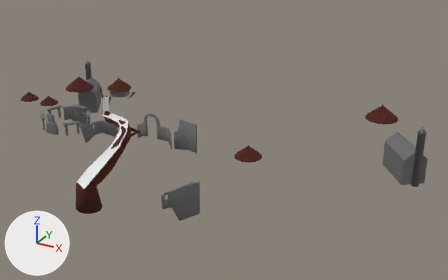
Renders of the glTF model assets/models/cycle_1.glb from each side of a commit.
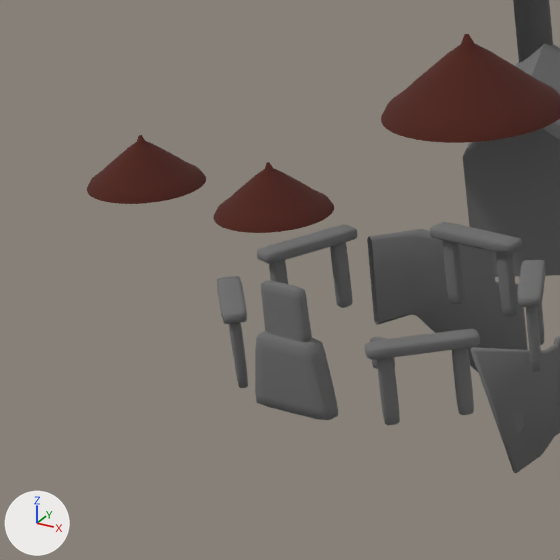
Each version is shown whole from a 50 mm lens placed at (163.9, -191.6, 106.9), pointed at (42.0, 30.1, -4.0), then close up on the part from 2% to 21% of the width and 25% to 56% of the height. Every picture has the same lights, and +X, +Y and +Z are marked at lower left. Where no turn or scale is listed for an object, it has been applied to the vertices. Vertices at the same position are counted once.

Script lines for the objects in view, before the commit:
```python
me_cube_004_col_001 = bpy.data.meshes.new('Cube.004_col.001')
me_cube_004_col_001.from_pydata(...)  # 55 vertices, 101 faces; spans x 0.59..5.71, y -6.48..2.9, z -12.89..0.89
me_cube_004_col_001.materials.append(mat_stone)  # dark grey #6d6d6d
me_cylinder_004 = bpy.data.meshes.new('Cylinder.004')
me_cylinder_004.from_pydata(...)  # 576 vertices, 1148 faces; spans x -4.5..4.5, y -4.5..4.5, z -1.49..2.55
me_cylinder_004.materials.append(mat_tree)  # dark red #4d1b10
me_mesh = bpy.data.meshes.new('Mesh')
me_mesh.from_pydata(...)  # 1770 vertices, 3472 faces; spans x -9.4..9.8, y -7.7..9.4, z -0.9..6.6
me_mesh.materials.append(mat_stone)  # dark grey #6d6d6d
ob_gardenwall_001 = bpy.data.objects.new('GardenWall.001', me_cube_004_col_001)
ob_gardenwall_001.location = (-16.18, -1.23, 12.68)
ob_hutroof_002 = bpy.data.objects.new('HutRoof.002', me_cylinder_004)
ob_hutroof_002.location = (-68.84, 24.29, -0.62)
ob_ritualsite = bpy.data.objects.new('RitualSite', me_mesh)
ob_ritualsite.location = (8.75, -31.98, 18.98)
# also in view: 'Church.001' at (-67.2, 67.9, -8.0); 'HutRoof.003' at (-61.5, 54.1, -0.5); 'GardenWall' at (-2.2, 0.1, 2.4); 'HutRoof.001' at (-55.3, 24.0, 0.0)
```
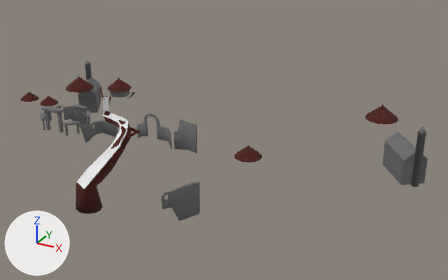
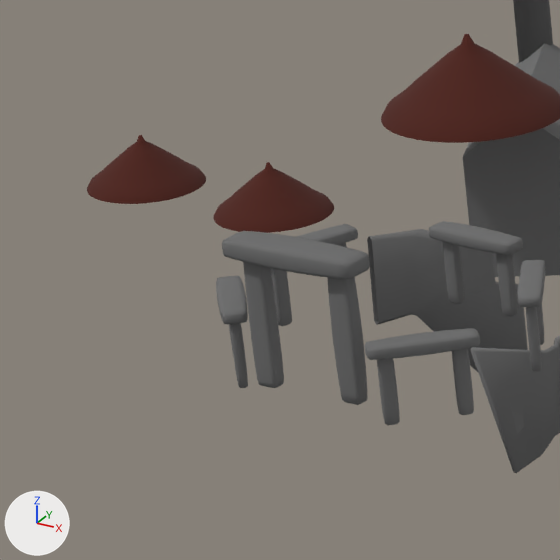
The change, as a diff of the scene's bpy script:
```diff
--- a/assets/models/cycle_1.glb.py
+++ b/assets/models/cycle_1.glb.py
@@ me_mesh @@
 # used by ob_ritualsite; location = (8.75, -31.98, 18.98)
-me_mesh.from_pydata(...)  # 1770 vertices, 3472 faces; spans x -9.4..9.8, y -7.7..9.4, z -0.9..6.6
+me_mesh.from_pydata(...)  # 2020 vertices, 3968 faces; spans x -9.4..9.9, y -7.4..9.5, z -0.8..8.8
+# me_mesh part 1: a new loose piece of 130 vertices spanning x 2.6..4.1, y -6.5..-5.4, z -0.1..7.9, in mat_stone (dark grey #6d6d6d)
+# me_mesh part 2: a new loose piece of 130 vertices spanning x -3.2..-1.7, y -6.8..-5.8, z -0.1..7.9, in mat_stone (dark grey #6d6d6d)
+# me_mesh part 3: a new loose piece of 130 vertices spanning x -4.1..4.8, y -7.4..-4.8, z 7.5..8.8, in mat_stone (dark grey #6d6d6d)
+# me_mesh part 4: the loose piece of 98 vertices spanning x -0.7..0.7, y -0.3..0.3, z -0.9..0.9 is deleted
+# me_mesh part 5: 38 vertices moved from x -8.6..-3.7, y -6.8..-2.6, z 3.5..4.2 to x -8.7..-3.6, y -7.1..-2.5, z 3.5..4.2; 218 vertices removed from x -6.6..2.6, y -7.7..-4.4, z -0.9..6.6; 48 vertices added at x -7.8..-4.7, y -6.3..-3.3, z 3.4..4.3
+# me_mesh part 6: 58 vertices moved from x -9.4..-6.7, y 0.3..6.1, z 3.8..4.5 to x -9.4..-6.7, y 0.2..6.2, z 3.8..4.5; 10 vertices removed from x -8.7..-7.4, y 3.1..3.4, z 3.8..4.5; 42 vertices added at x -9.2..-7.0, y 1.5..4.6, z 3.7..4.6
+# me_mesh part 7: 40 vertices moved from x 5.2..9.8, y -7.1..-2.0, z 3.3..4.1 to x 5.1..9.8, y -7.2..-2.0, z 3.3..4.1; 16 vertices removed from x 5.8..9.1, y -6.3..-2.8, z 3.3..4.1; 48 vertices added at x 5.5..9.4, y -6.7..-2.4, z 3.3..4.1
 me_mesh.materials.append(mat_stone)
```

Boxes [x1, y1, x2, y2] around the edits, measured in the close-ups (560 x 560 px; the box of a moved part takes in the faces that stretch with it):
'RitualSite', reshaped: before [217, 222, 545, 425]; after [216, 221, 545, 425]
part 1 of me_mesh, added: after [328, 277, 368, 405]
part 2 of me_mesh, added: after [243, 262, 284, 388]
part 3 of me_mesh, added: after [222, 231, 370, 279]
part 4 of me_mesh, deleted: before [370, 337, 395, 369]
part 5 of me_mesh, cut back: before [217, 276, 338, 420]; after [216, 276, 248, 323]
part 6 of me_mesh, moved or reshaped: before [257, 224, 357, 264]; after [296, 224, 358, 245]
part 7 of me_mesh, moved or reshaped: before [366, 329, 480, 360]; after [366, 328, 479, 360]
